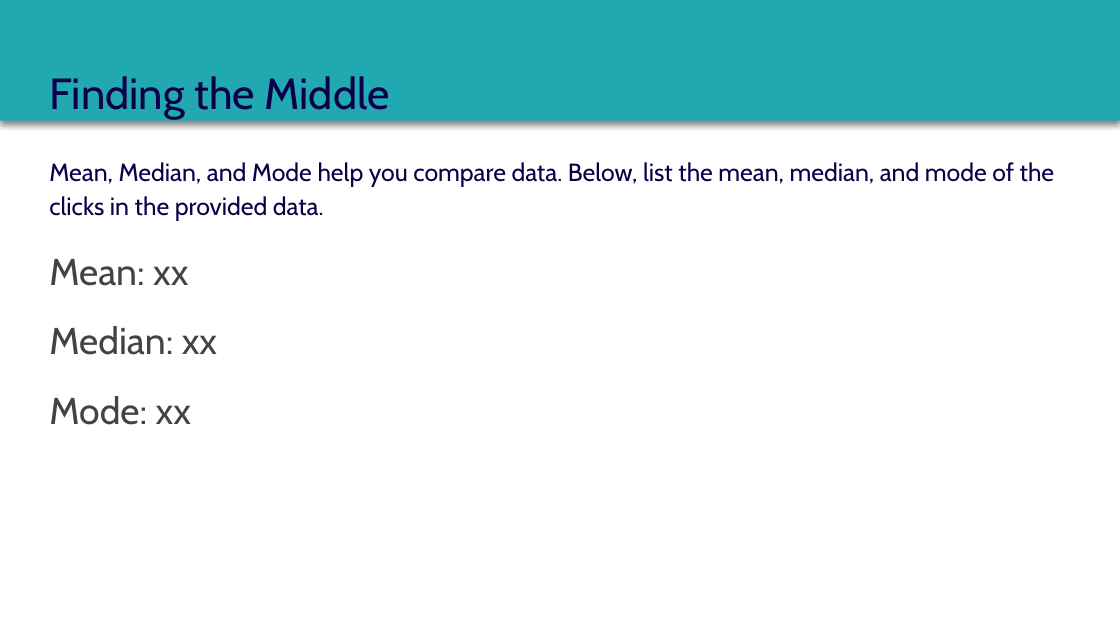
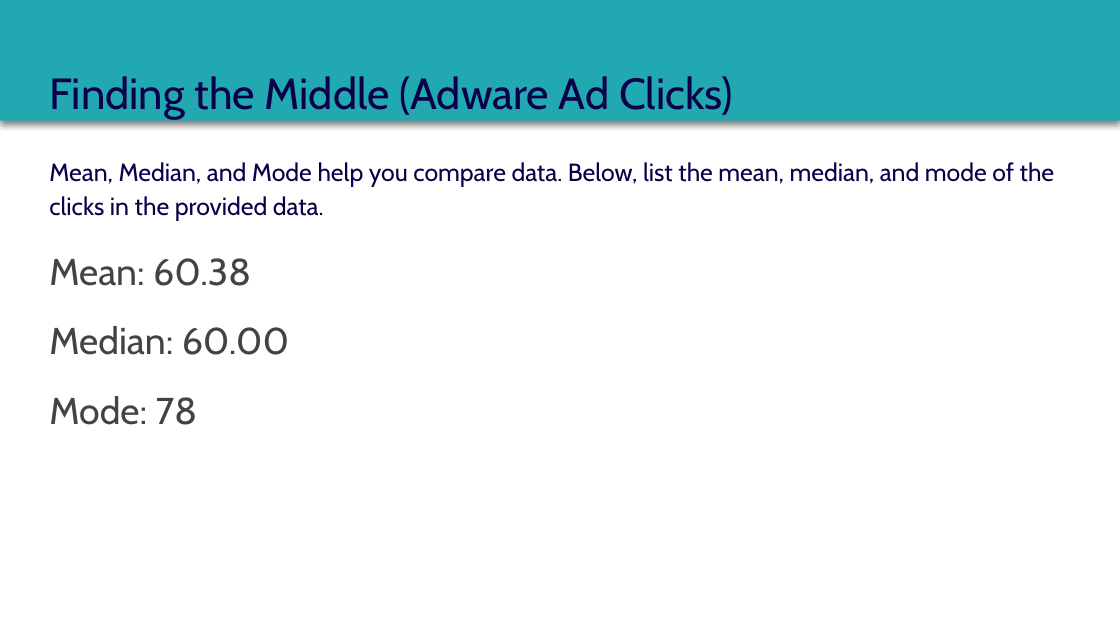
Before and after one commit to dennislamcv1/MetaMarketingAnalytics, a slide deck: slide 2 of Statistics for Marketing/Course 3 Capstone Deck.pptx (slide 3 before the commit). Drawn at 1120x630 pixels with LibreOffice and Linux fonts; fonts in the diff are those of the drawing. Boxes give left, top, right and bottom in pixels: in the first picture for what was removed or moved away, otherwise in the second. Text is boxed around its words. In the diff, an @@ line names an element or a change of style, - is before the commit and + after.

```diff
--- a/Statistics for Marketing/Course 3 Capstone Deck.pptx
+++ b/Statistics for Marketing/Course 3 Capstone Deck.pptx
@@ title at [49,76,733,119]: text changed @@
-Finding the Middle
+Finding the Middle (Adware Ad Clicks)
@@ text at [49,258,251,286]: text changed @@
-Mean: xx
+Mean: 60.38
@@ text at [49,326,290,355]: text changed @@
-Median: xx
+Median: 60.00
@@ text at [49,396,197,425]: text changed @@
-Mode: xx
+Mode: 78
```
Also in this commit, not shown: 14 other slides changed, 1 slide removed, 7 other files.
